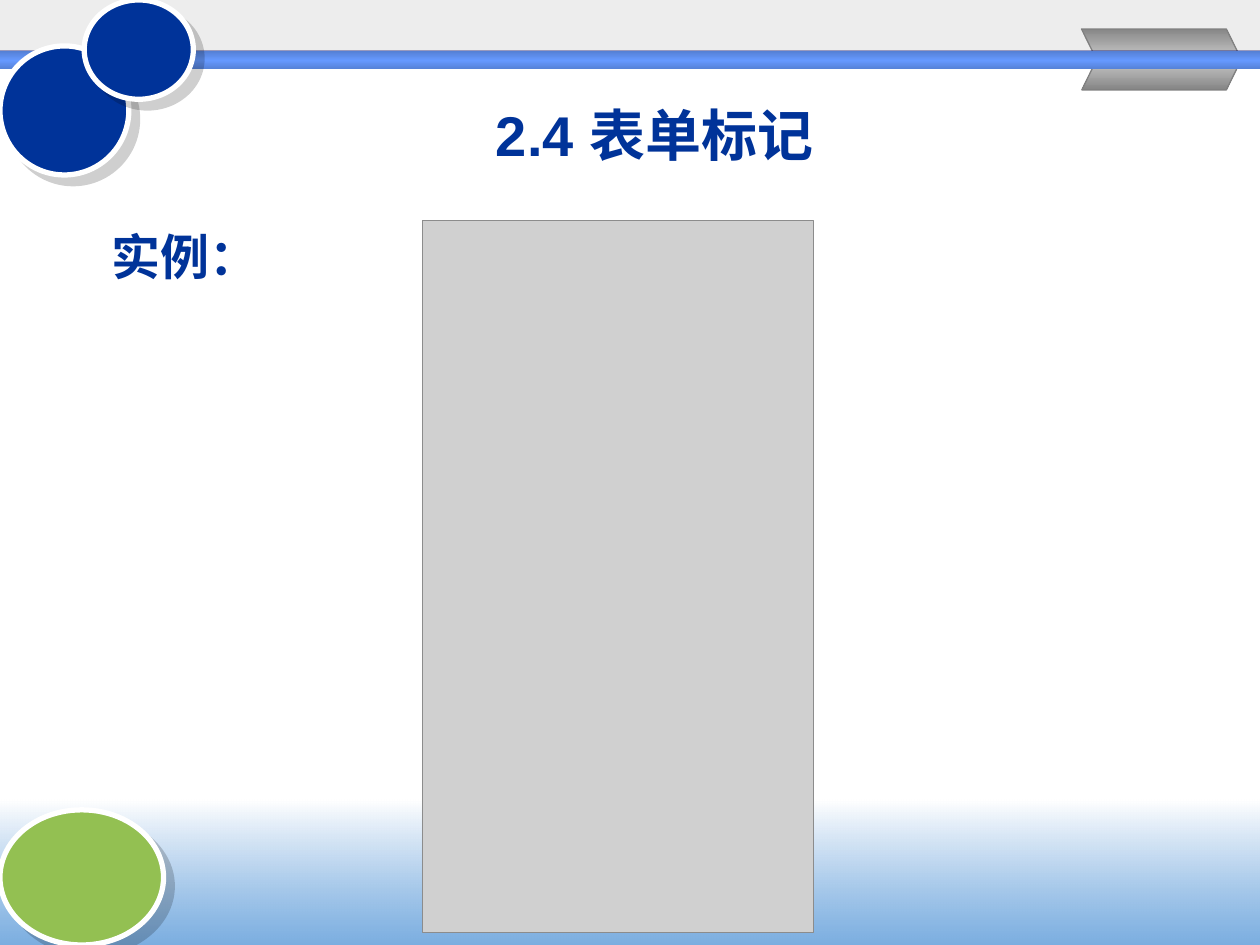
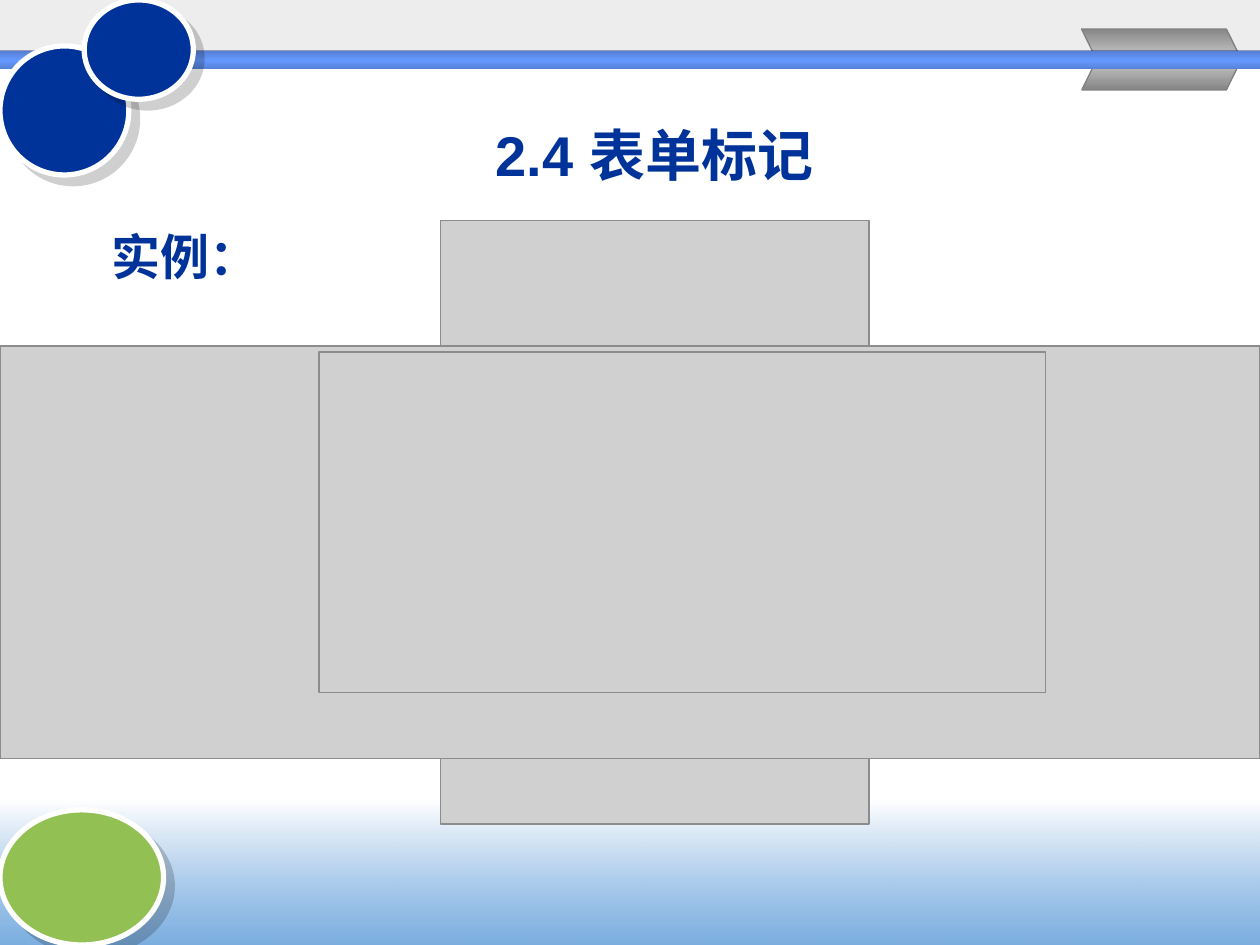
Before and after one commit to Chencao0928/Web-, a slide deck: slide 51 of chapter2/2HTML与CSS.pptx (slide 57 before the commit). Drawn at 1260x945 pixels with LibreOffice and Linux fonts; fonts in the diff are those of the drawing; grey boxes stand for pictures; background and template pictures are left out. Boxes give left, top, right and bottom in pixels: in the first picture for what was removed or moved away, otherwise in the second. Text is boxed around its words. In the diff, an @@ line names an element or a change of style, - is before the commit and + after.

```diff
--- a/chapter2/2HTML与CSS.pptx
+++ b/chapter2/2HTML与CSS.pptx
@@ title "2.4 表单标记": place and size @@
-title "2.4 表单标记" at box(496, 108, 813, 161)
+title "2.4 表单标记" at box(496, 128, 813, 181)
@@ picture: place and size @@
-picture at box(422, 220, 813, 932)
+picture at box(441, 220, 869, 824)
@@ picture added at box(0, 346, 1260, 759) @@
@@ picture added at box(319, 352, 1046, 692) @@
```
Also in this commit, not shown: 36 other slides changed, 7 slides removed, 4 other files.
